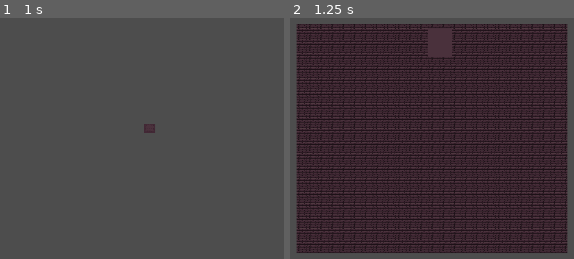
Above: before the commit, frames 1-2 (left to right).
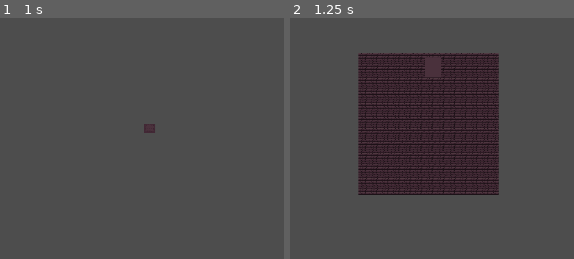
Above: after the commit, the same moments.

Repository: guywiththenose/DungeonGame
Game: Godot game, scene res://main.tscn
The game is run twice, just before and just after one commit, with the same random seed, the same clock (stepped at 60 frames per second) and the same inputs. This scene is started directly instead of the project's main scene.
Inputs (mouse positions are in pixels of both pictures, inside the frame that each line leads up to):
- Up to frame 1 (1 s): tap Enter at 0.5 s; move the mouse to (outside the picture) at 0.52 s; hold D (right) from 0.53 s (still down); hold E (interact) from 0.53 s (still down)
- Up to frame 2 (1.25 s): keep holding D (right); keep holding E (interact)

Frame 1 is identical in both runs. In frame 2, 58% of the frame differs, in the area x 2-98%, y 2-98%.
Error in both runs: Attempt to call function 'add_child' in base 'null instance' on a null instance. (res://Main.gd:64)

Commit message:
v1.33
miaow

Diff:
--- a/Main.gd
+++ b/Main.gd
@@ -9,13 +9,13 @@
 @onready var main = get_node("/root/Main")
 
 @export var tile_size = 16
-@export var num_rooms = randi_range(10,60)
-@export var min_size = randi_range(2,10)
-@export var max_size = randi_range(5,20)
-@export var hspread = randi_range(0,20)
+@export var num_rooms = LevelStats.numRooms
+@export var min_size = randi_range(2,5)
+@export var max_size = randi_range(5,13)
+@export var hspread = LevelStats.hSpread
 @export var cull = randi_range(0.1,0.6)
-@export var enemy_min = randf_range(1,5)
-@export var enemy_max = randi_range(5,10)
+@export var enemy_min = LevelStats.enMin
+@export var enemy_max = LevelStats.enMax
 @export var box_min = randi_range(1,2)
 @export var box_max = randi_range(2,5)
 
@@ -82,19 +82,22 @@
 				enemy.global_position += Vector2(randi_range(-30,30), randi_range(-30,30))
 
 func spawn_boxes():
-	spawners = $Spawners.get_children()
-	for spawn in spawners:
-		if spawn.global_position == start_room.global_position or spawn.global_position == end_room.global_position:
-			continue
-		else:
-
-			var box_number = round(randi_range(box_min,box_max))
-			for i in range(0, box_number):
-				var box = BOX.instantiate()
-				var spawn_point = spawn
-				box.global_position = spawn_point.global_position
-				main.add_child(box)
-				box.global_position += Vector2(randi_range(-25,25), randi_range(-25,25))
+	if LevelStats.boxes == true:
+		spawners = $Spawners.get_children()
+		for spawn in spawners:
+			if spawn.global_position == start_room.global_position or spawn.global_position == end_room.global_position:
+				continue
+			else:
+
+				var box_number = round(randi_range(box_min,box_max))
+				for i in range(0, box_number):
+					var box = BOX.instantiate()
+					var spawn_point = spawn
+					box.global_position = spawn_point.global_position
+					main.add_child(box)
+					box.global_position += Vector2(randi_range(-25,25), randi_range(-25,25))
+	else:
+		pass
 
 func level_finish_generator():
 	var portal = FINISH_PORTAL.instantiate()
--- a/Player.gd
+++ b/Player.gd
@@ -9,11 +9,13 @@
 @onready var main = get_node('/root/Main')
 @onready var animation_player = $AnimationPlayer
 @onready var red = $red
+@onready var UI = $UI
 
 signal enemy
 
 func _ready():
 	PlayerStats.take_damage.connect(player_damage)
+	UI.update_health()
 
 
 func _process(delta):
--- /dev/null
+++ b/Singletons/level_stats.gd
@@ -0,0 +1,17 @@
+extends Node
+
+var level_number = 0
+var numRooms = 10
+var hSpread = 1.0
+var enMin = 1
+var enMax = 3
+var boxes = false
+
+func update_level():
+	level_number += 1
+	hSpread *= 1.2
+	enMin += 1
+	enMax += 2
+	numRooms += 5
+	if level_number > 3:
+		boxes = true
--- a/finish_portal.gd
+++ b/finish_portal.gd
@@ -12,7 +12,8 @@
 
 func _input(event):
 	if event.is_action_pressed("interact") and interactable == true:
-		get_tree().change_scene_to_file("res://wait.tscn")
+		LevelStats.update_level()
+		get_tree().reload_current_scene()
 
 func _on_body_exited(body: Node2D) -> void:
 	label.hide()
--- a/project.godot
+++ b/project.godot
@@ -20,6 +20,7 @@
 PlayerStats="*res://Singletons/player_stats.gd"
 Knife="*res://Singletons/knife.gd"
 InteractionManager="*res://Interaction/InteractionManager.tscn"
+LevelStats="*res://Singletons/level_stats.gd"
 
 [display]
 
